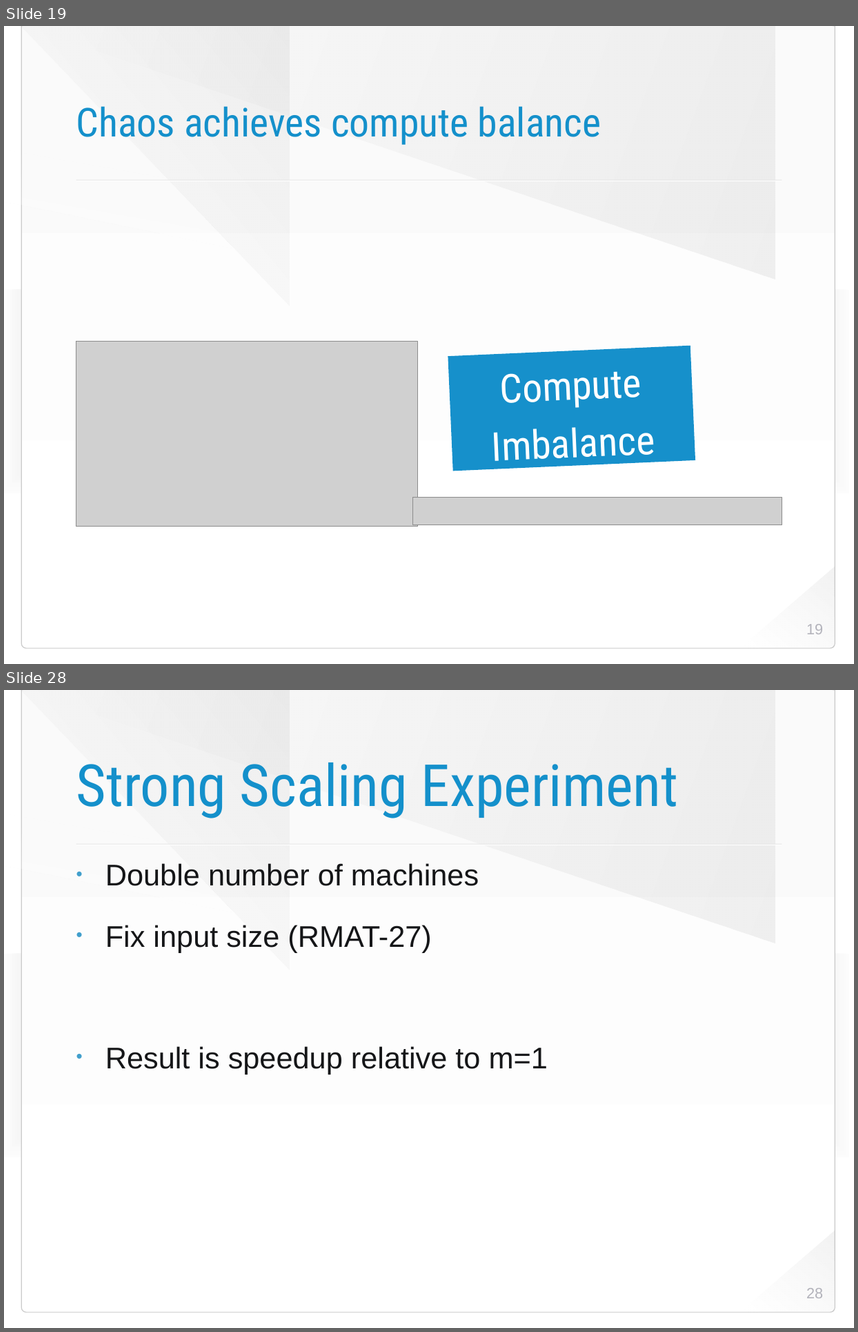
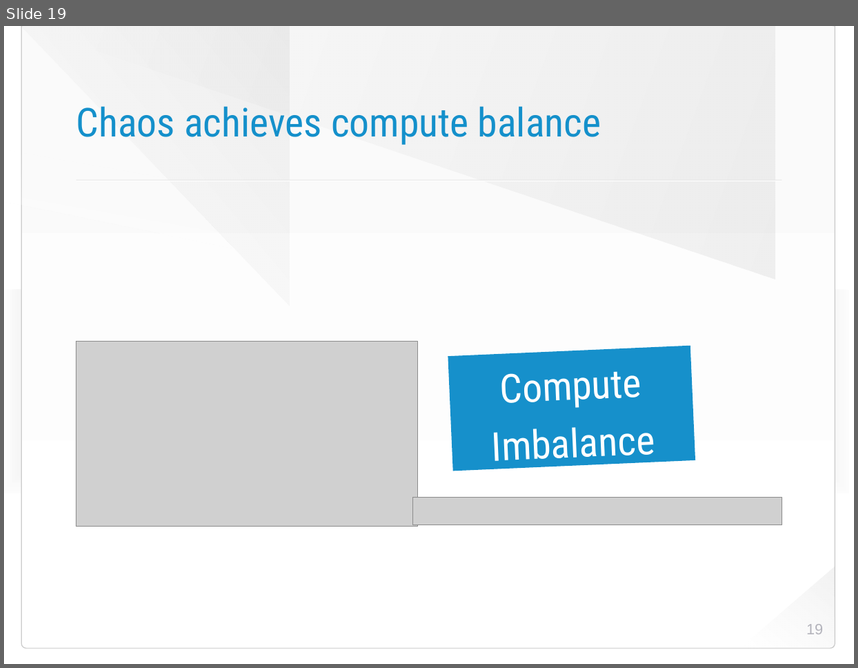
Before and after one commit to HaprianVlad/chaos, a slide deck: presentation.odp. Shown one above the other, each under a label of ours: slides 19 and 28 before the commit, slide 19 after it; the slides between them are not shown. The pictures are 858x1332 and 858x668 pixels, drawn with LibreOffice and Linux fonts; fonts in the diff are those of the drawing; grey boxes stand for pictures; background and template pictures are left out. Boxes give left, top, right and bottom in pixels: in the first picture for what was removed or moved away, otherwise in the second. Text is boxed around its words. In the diff, an @@ line names an element or a change of style, - is before the commit and + after.

```diff
--- a/presentation.odp
+++ b/presentation.odp
@@ slide 28 removed at (4,690,854,1328), background picture (left out); not listed: 8 template elements that a slide beside it also shows @@
@@ title removed at (76,762,679,818) @@
-Strong Scaling Experiment
@@ text removed at (105,863,548,1074) @@
-• Double number of machines
-• Fix input size (RMAT-27)
-• Result is speedup relative to m=1
@@ page number removed at (806,1288,823,1298) @@
-28
```
Also in this commit, not shown: 35 other slides removed, 1 other file.
